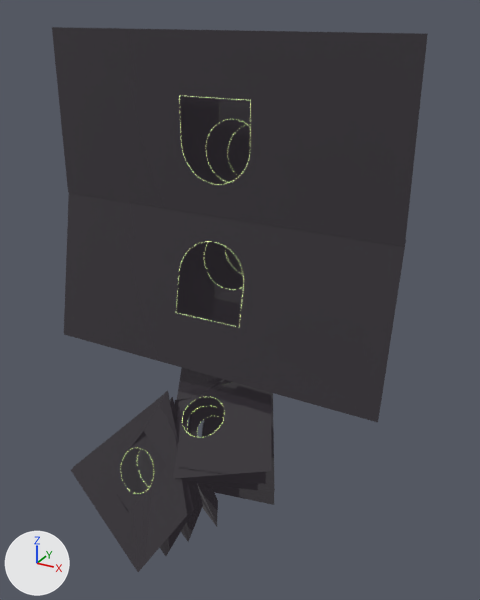
Renders of the glTF model scroll2/models/P/Tube1.glb from each side of a commit.
Both versions are drawn from a 50 mm camera at (8.63, -14.89, 5.75) aimed at (0.28, 0.29, -1.83). Arrows for +X, +Y and +Z are at lower left; the lights stay in place.

The scene before the commit, as lines of its bpy script (objects in view):
```python
ob_plane_006 = bpy.data.objects.new('Plane.006', me_plane_003)
ob_plane_006.location = (0.0, 1.32, -0.76)
ob_plane_006.rotation_euler = (-1.468, 0.00285, -3.141)  # degrees (-84, 0.2, -180)
ob_plane_006.scale = (0.797, 0.797, 1.11)
ob_plane_010 = bpy.data.objects.new('Plane.010', me_plane_001)
ob_plane_010.location = (0.32, -1.77, -4.53)
ob_plane_010.rotation_euler = (0.268, 0.529, -1.113)  # degrees (15, 30, -64)
ob_plane_010.scale = (0.609, 0.609, 0.85)
ob_plane_011 = bpy.data.objects.new('Plane.011', me_plane_004)
ob_plane_011.location = (-0.97, -3.32, -5.83)
ob_plane_011.rotation_euler = (-1.084, -0.412, 2.761)  # degrees (-62, -24, 158)
ob_plane_011.scale = (0.609, 0.609, 0.85)
ob_plane_012 = bpy.data.objects.new('Plane.012', me_plane_001)
ob_plane_012.location = (0.31, -1.51, -4.96)
ob_plane_012.rotation_euler = (-0.0436, 0.53, -1.113)  # degrees (-2.5, 30, -64)
ob_plane_012.scale = (0.583, 0.583, 0.813)
ob_plane_013 = bpy.data.objects.new('Plane.013', me_plane_004)
ob_plane_013.location = (-0.88, -2.87, -6.01)
ob_plane_013.rotation_euler = (-1.396, -0.412, 2.76)  # degrees (-80, -24, 158)
ob_plane_013.scale = (0.583, 0.583, 0.813)
ob_plane_014 = bpy.data.objects.new('Plane.014', me_plane_001)
ob_plane_014.location = (0.33, -1.14, -5.48)
ob_plane_014.rotation_euler = (-0.235, 0.53, -1.113)  # degrees (-13, 30, -64)
ob_plane_014.scale = (0.544, 0.544, 0.759)
ob_plane_015 = bpy.data.objects.new('Plane.015', me_plane_004)
ob_plane_015.location = (-0.78, -2.3, -6.3)
ob_plane_015.rotation_euler = (1.555, -2.73, -0.382)  # degrees (89, -156, -22)
ob_plane_015.scale = (0.544, 0.544, 0.759)
ob_plane_016 = bpy.data.objects.new('Plane.016', me_plane_001)
ob_plane_016.location = (0.34, -0.65, -6.2)
ob_plane_016.rotation_euler = (-0.492, 0.53, -1.113)  # degrees (-28, 30, -64)
ob_plane_016.scale = (0.528, 0.521, 0.727)
ob_plane_017 = bpy.data.objects.new('Plane.017', me_plane_004)
ob_plane_017.location = (-0.63, -1.53, -6.67)
ob_plane_017.rotation_euler = (1.298, -2.73, -0.382)  # degrees (74, -156, -22)
ob_plane_017.scale = (0.528, 0.521, 0.727)
# also in view: 'Plane' at (0.0, -0.53, 3.05); 'Plane.004' at (0.0, 2.89, 2.27); 'Plane.009' at (0.0, -0.94, -1.26); 'Plane.002' at (0.0, 1.6, 2.62); 'Plane.003' at (0.0, 0.45, 2.9)
```
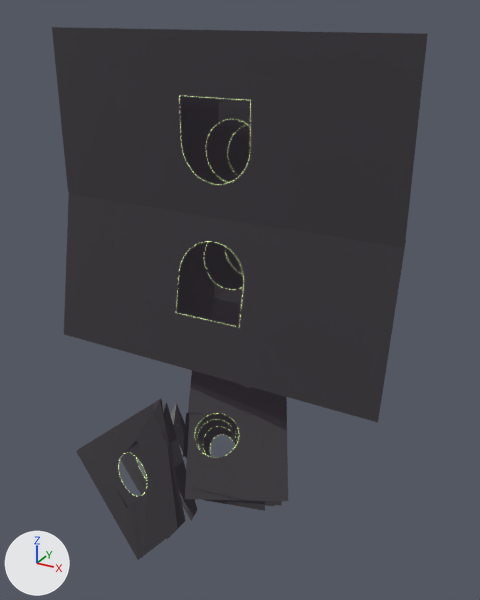
The change, as a list of edits to the scene's bpy script:
```text
Change ob_plane_010:
    ob_plane_010.location: (0.32, -1.77, -4.53) -> (0.77, -1.8, -4.98)
    ob_plane_010.rotation_euler: (0.268, 0.529, -1.113) -> (0.0418, 0.697, -1.116)  # degrees (15, 30, -64) -> degrees (2.4, 40, -64)
Change ob_plane_011:
    ob_plane_011.location: (-0.97, -3.32, -5.83) -> (-1.09, -3.37, -5.96)
    ob_plane_011.rotation_euler: (-1.084, -0.412, 2.761) -> (1.758, -2.482, -0.356)  # degrees (-62, -24, 158) -> degrees (101, -142, -20)
Change ob_plane_012:
    ob_plane_012.location: (0.31, -1.51, -4.96) -> (0.62, -1.52, -5.37)
    ob_plane_012.rotation_euler: (-0.0436, 0.53, -1.113) -> (-0.27, 0.698, -1.117)  # degrees (-2.5, 30, -64) -> degrees (-15, 40, -64)
Change ob_plane_013:
    ob_plane_013.location: (-0.88, -2.87, -6.01) -> (-0.96, -2.89, -6.0)
    ob_plane_013.rotation_euler: (-1.396, -0.412, 2.76) -> (1.446, -2.482, -0.357)  # degrees (-80, -24, 158) -> degrees (83, -142, -20)
Change ob_plane_014:
    ob_plane_014.location: (0.33, -1.14, -5.48) -> (0.47, -1.12, -5.85)
    ob_plane_014.rotation_euler: (-0.235, 0.53, -1.113) -> (-0.462, 0.698, -1.117)  # degrees (-13, 30, -64) -> degrees (-26, 40, -64)
Change ob_plane_015:
    ob_plane_015.location: (-0.78, -2.3, -6.3) -> (-0.81, -2.27, -6.11)
    ob_plane_015.rotation_euler: (1.555, -2.73, -0.382) -> (1.255, -2.482, -0.357)  # degrees (89, -156, -22) -> degrees (72, -142, -20)
Change ob_plane_016:
    ob_plane_016.location: (0.34, -0.65, -6.2) -> (0.25, -0.6, -6.51)
    ob_plane_016.rotation_euler: (-0.492, 0.53, -1.113) -> (-0.719, 0.698, -1.117)  # degrees (-28, 30, -64) -> degrees (-41, 40, -64)
Change ob_plane_017:
    ob_plane_017.location: (-0.63, -1.53, -6.67) -> (-0.59, -1.44, -6.24)
    ob_plane_017.rotation_euler: (1.298, -2.73, -0.382) -> (0.998, -2.482, -0.358)  # degrees (74, -156, -22) -> degrees (57, -142, -21)
```

Where the change shows, as pixel boxes (x1, y1, x2, y2) in the pictures (480 x 600 px):
'Plane.010', moved, turned: before (173, 368, 271, 479); after (183, 371, 288, 501)
'Plane.011', moved, turned: before (71, 391, 187, 572); after (76, 398, 178, 560)
'Plane.013', moved, turned: before (121, 391, 194, 556); after (120, 400, 186, 539)
'Plane.015', moved, turned: before (137, 397, 203, 542); after (163, 403, 197, 520)
'Plane.012', moved, turned: before (183, 393, 274, 484); after (186, 414, 282, 506)
'Plane.016', moved, turned: before (202, 416, 274, 505); after (203, 427, 265, 511)
'Plane.014', moved, turned: before (188, 406, 275, 492); after (197, 420, 274, 506)
'Plane.017', moved, turned: before (177, 412, 218, 527); after (171, 403, 185, 451)
